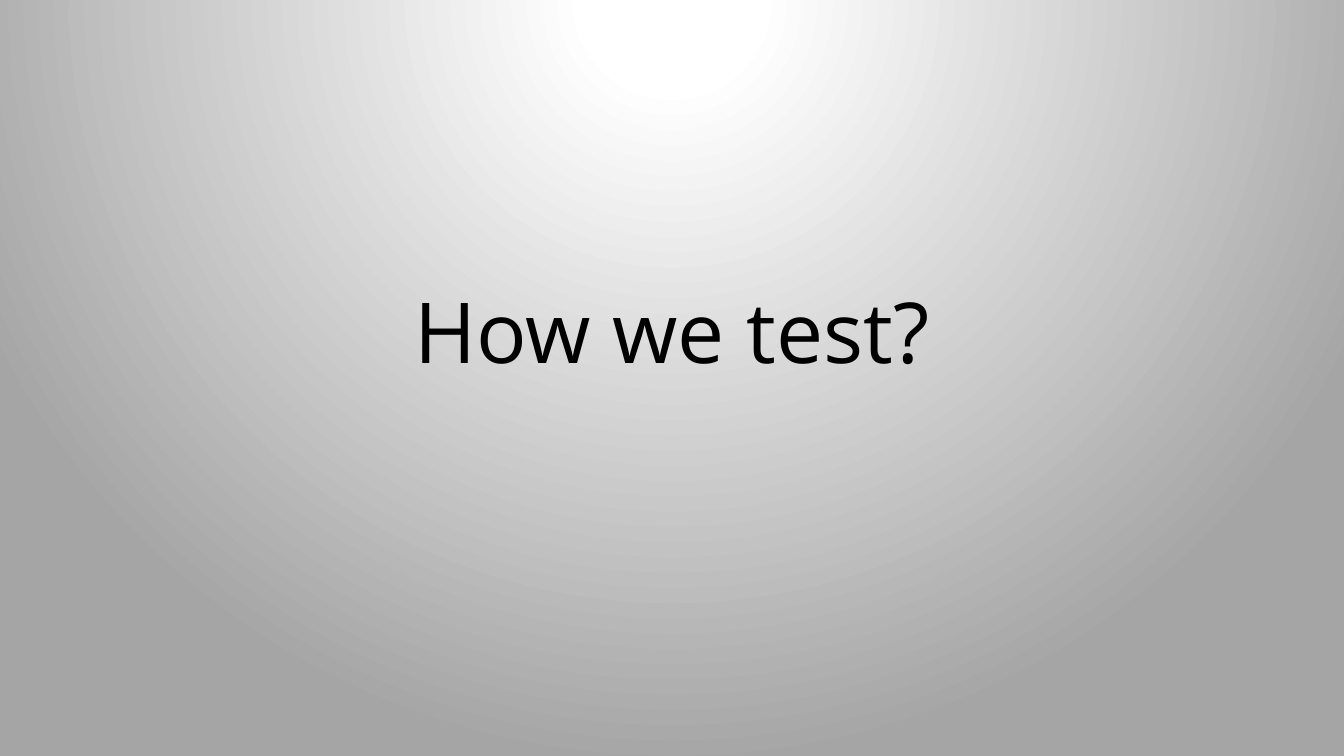
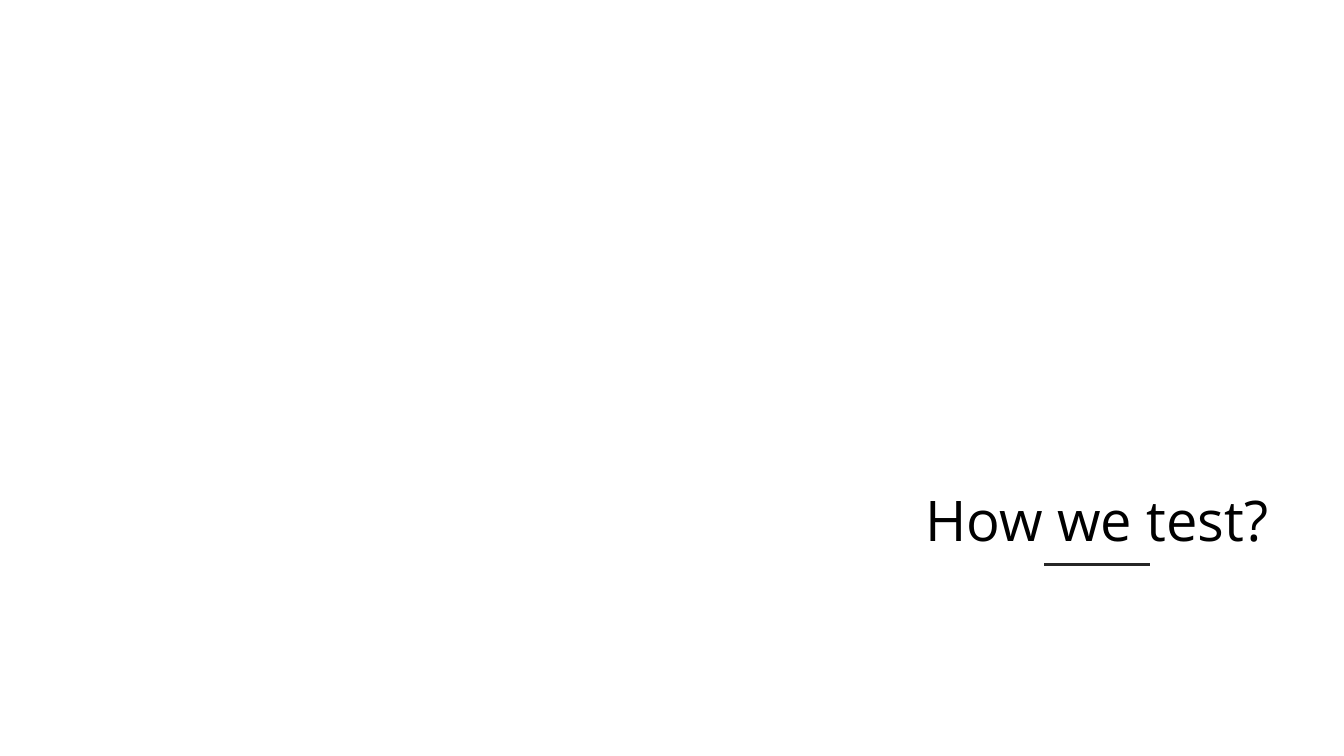
Before and after one commit to iancubogdan/deep-dive-learning-series, a slide deck: slide 24 of presentations/testing presentation.pptx (slide 4 before the commit). Drawn at 1344x756 pixels with LibreOffice and Linux fonts; fonts in the diff are those of the drawing; background and template pictures are left out. Boxes give left, top, right and bottom in pixels: in the first picture for what was removed or moved away, otherwise in the second. Text is boxed around its words. In the diff, an @@ line names an element or a change of style, - is before the commit and + after.

Commit message:
update presentation

```diff
--- a/presentations/testing presentation.pptx
+++ b/presentations/testing presentation.pptx
@@ background gradient #FFFFFF to #A5A5A5 to picture (left out) @@
@@ freeform shape added at <box>826,251,1344,756</box>, fill #FFFFFF at 70% opacity @@
@@ title "How we test?": place and size @@
-title "How we test?" at <box>414,302,930,364</box>
+title "How we test?" at <box>925,500,1268,542</box>
@@ title "How we test?" at <box>925,500,1268,542</box>: size 60 to 40 pt @@
@@ line added from (1046, 565) to (1148, 565), #262626 2 pt @@
```
Also in this commit, not shown: 20 slides added.
